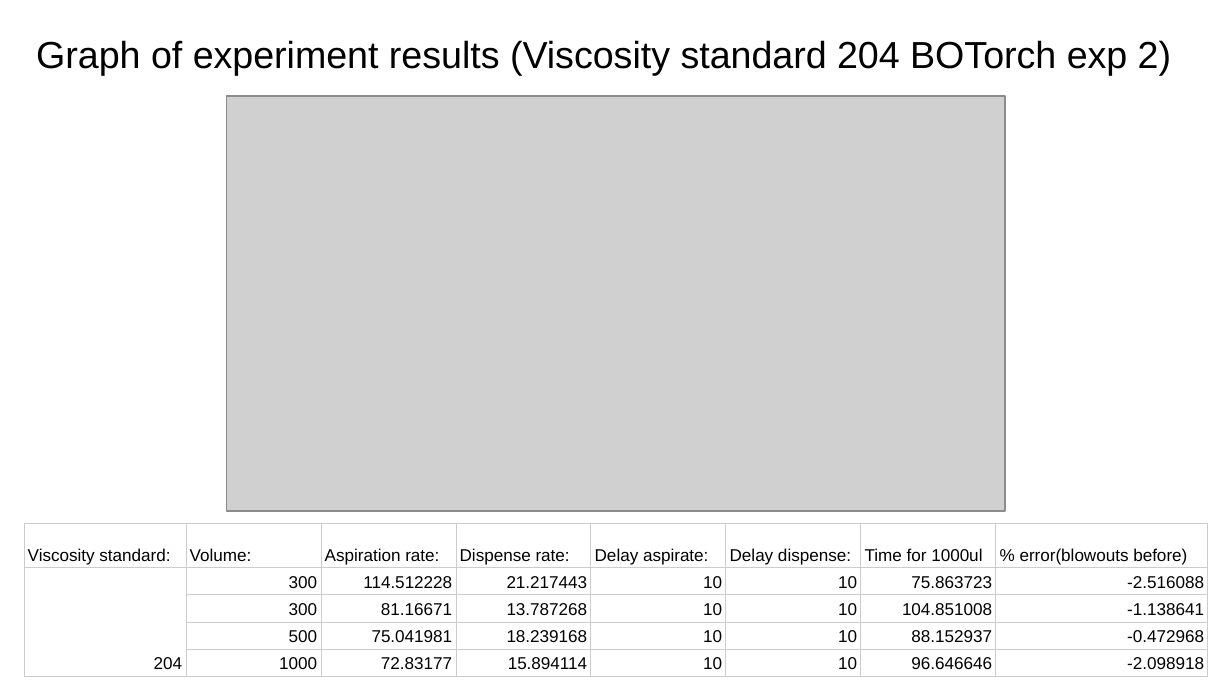
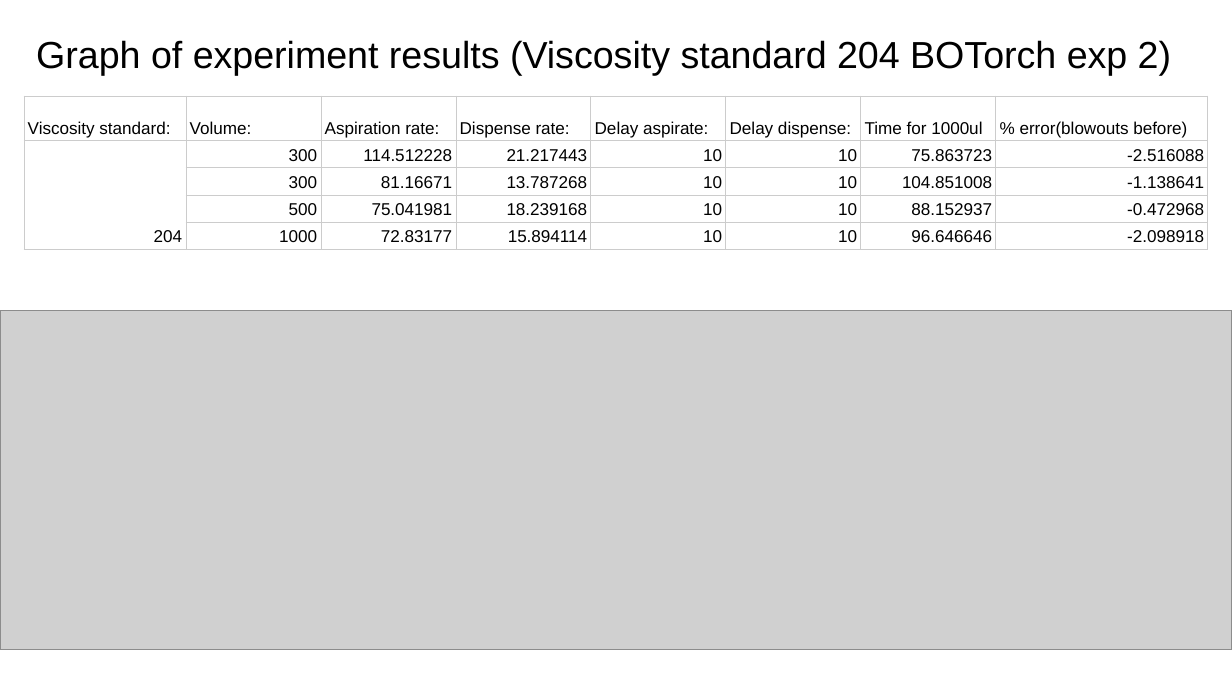
Before and after one commit to Quijanove/viscosity_liquid_transfer_Pablo, a slide deck: slide 12 of Sartorious_experiments/Finalised_Data/Sartorious Experiments Summary Statistics.pptx. Drawn at 1232x693 pixels with LibreOffice and Linux fonts; fonts in the diff are those of the drawing; grey boxes stand for pictures. Boxes give left, top, right and bottom in pixels: in the first picture for what was removed or moved away, otherwise in the second. Text is boxed around its words. In the diff, an @@ line names an element or a change of style, - is before the commit and + after.

Commit message:
updated graphs and graph code + updated summary stats

```diff
--- a/Sartorious_experiments/Finalised_Data/Sartorious Experiments Summary Statistics.pptx
+++ b/Sartorious_experiments/Finalised_Data/Sartorious Experiments Summary Statistics.pptx
@@ table: place and size @@
-table at bbox=[23, 522, 1211, 693]
+table at bbox=[23, 96, 1211, 500]
@@ picture: place and size @@
-picture at bbox=[227, 96, 1005, 511]
+picture at bbox=[0, 310, 1232, 649]
```
Also in this commit, not shown: 10 other slides changed, 6 slides added, 2 slides removed, 6 other files.
